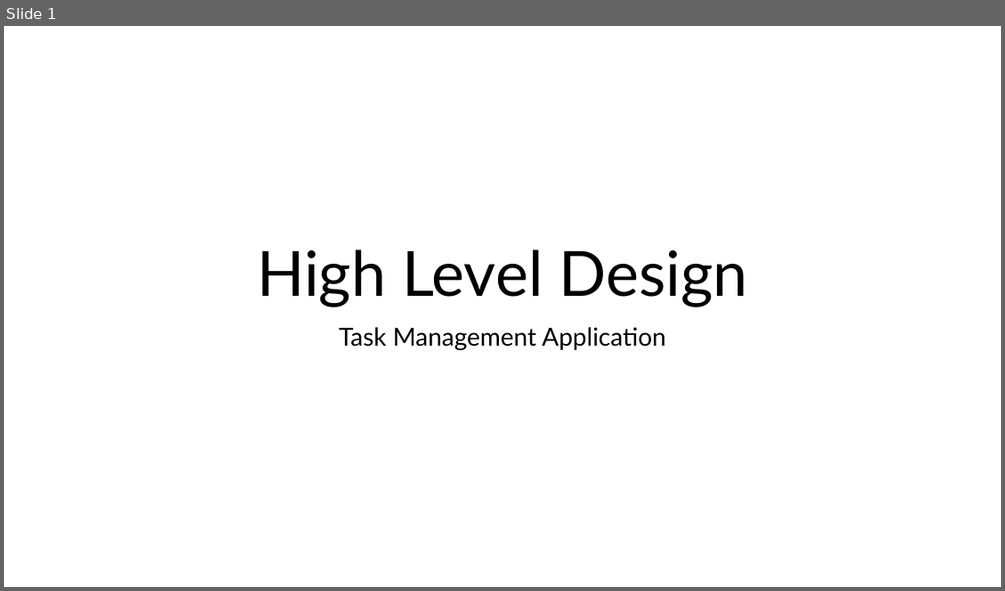
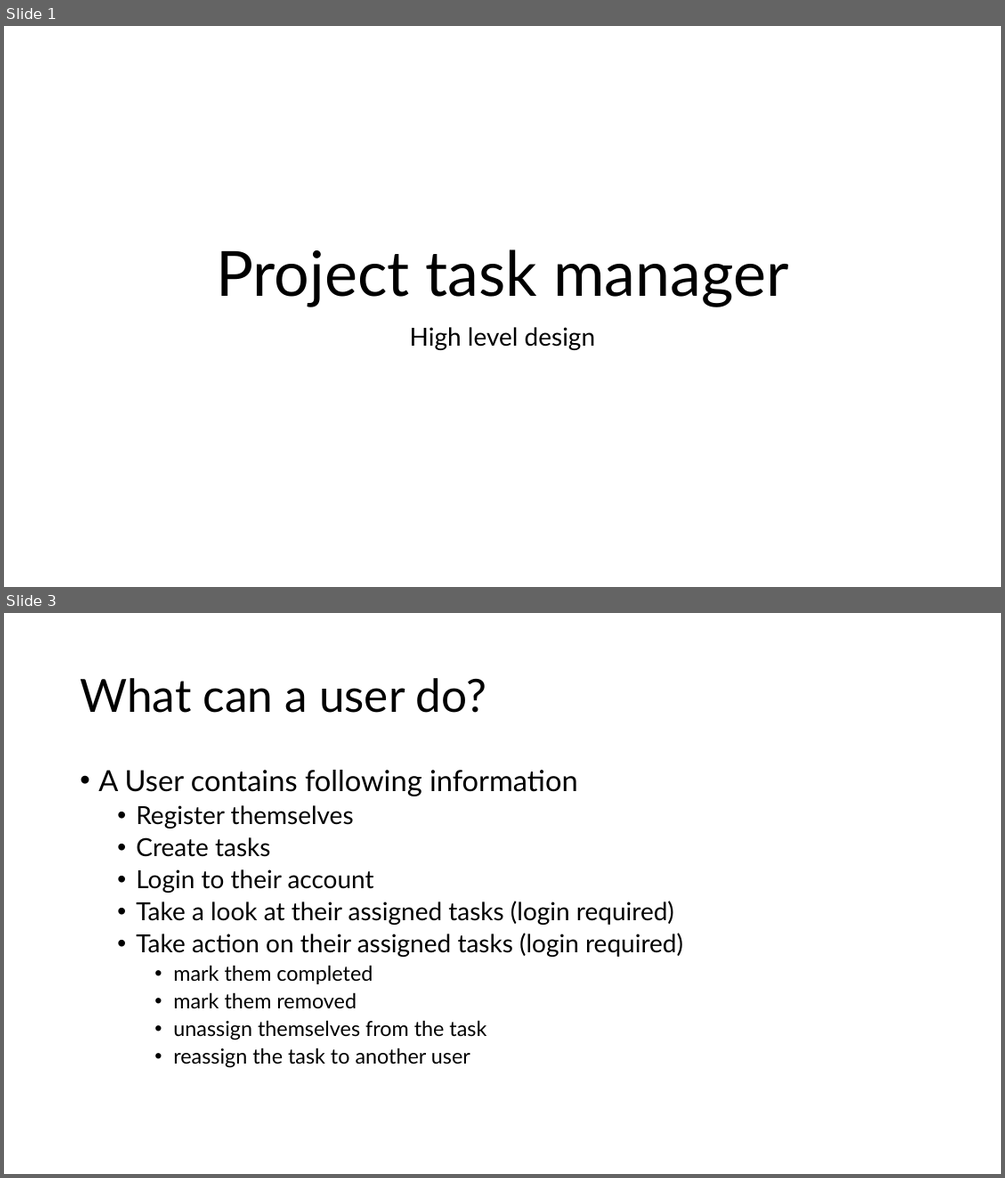
Before and after one commit to Avinash-p/Project-Task-Tracker, a slide deck: resources/High Level Design.pptx. Shown one above the other, each under a label of ours: slide 1 before the commit, slides 1 and 3 after it; the slides between them are not shown. The pictures are 1005x591 and 1005x1178 pixels, drawn with LibreOffice and Linux fonts; fonts in the diff are those of the drawing. Boxes give left, top, right and bottom in pixels: in the first picture for what was removed or moved away, otherwise in the second. Text is boxed around its words. In the diff, an @@ line names an element or a change of style, - is before the commit and + after.

```diff
--- a/resources/High Level Design.pptx
+++ b/resources/High Level Design.pptx
@@ slide 3 added at (x1=4, y1=613, x2=1001, y2=1174), background #FFFFFF @@
@@ title added at (x1=80, y1=678, x2=486, y2=713), 44 pt, text #000000 @@
+What can a user do?
@@ text added at (x1=98, y1=770, x2=683, y2=1068), 24 pt, text #000000 @@
+• A User contains following information
+  • Register themselves
+  • Create tasks
+  • Login to their account
+  • Take a look at their assigned tasks (login required)
+  • Take action on their assigned tasks (login required)
+    • mark them completed
+    • mark them removed
+    • unassign themselves from the task
+    • reassign the task to another user
@@ slide 1 changed as well @@
@@ title at (x1=216, y1=249, x2=788, y2=307): text changed @@
-High Level Design
+Project task manager
@@ subtitle at (x1=410, y1=327, x2=595, y2=350): text changed @@
-Task Management Application
+High level design
```
Also in this commit, not shown: 2 other slides changed, 5 other slides added, 6 other files.
